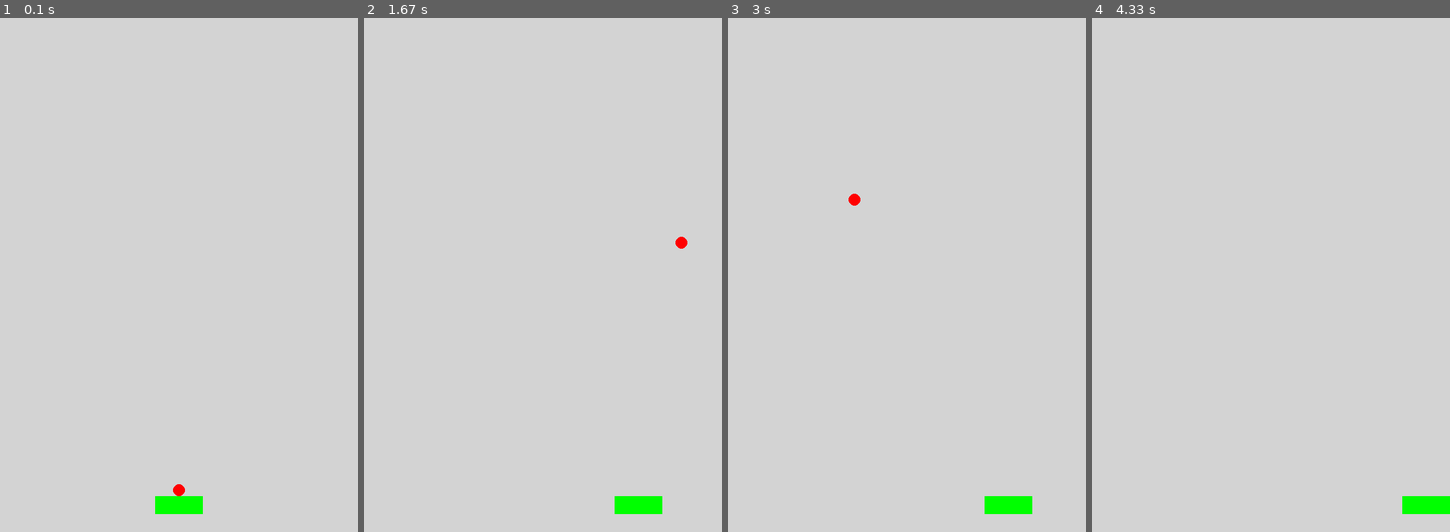
Above: before the commit, frames 1-4 (left to right).
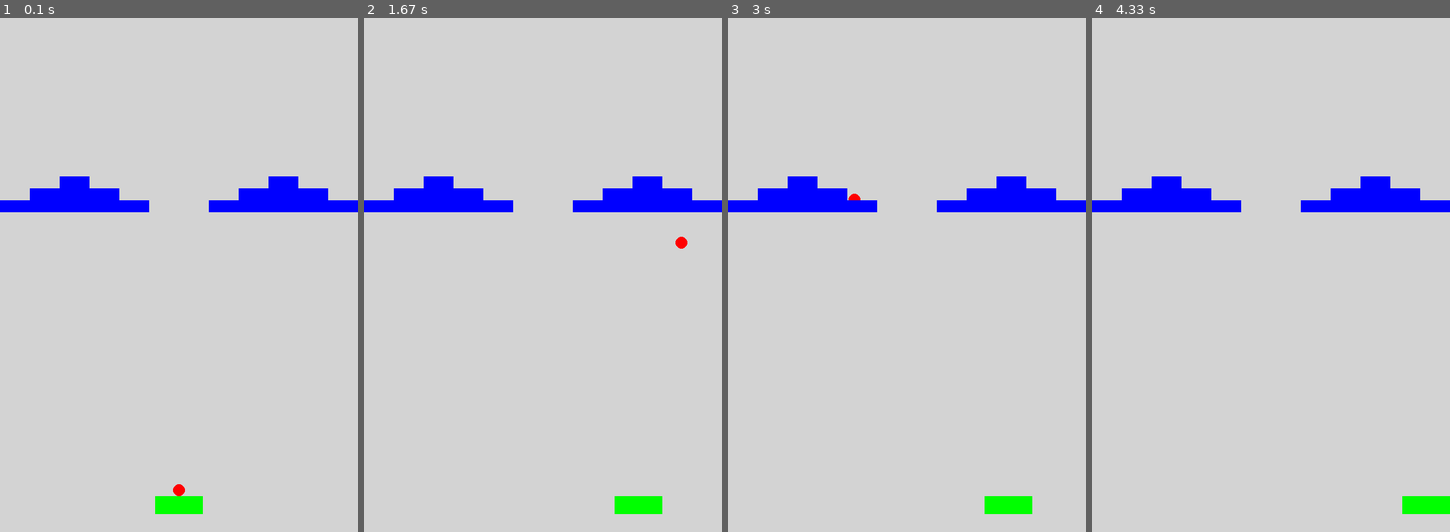
Above: after the commit, the same moments.

Repository: Tequila-Mockingbird-Chevaliers/pygameSummerJam
Game: pygame game, started from main.py
Same seed, same stepped clock (60 frames per second), same inputs: the game is played once before the commit and once after it.
Inputs:
- Up to frame 1 (0.1 s): no input
- Up to frame 2 (1.67 s): hold Right 0.33-0.8 s; hold Right 0.83-1.3 s; tap Space at 0.9, 1.2, 1.4 s; hold Left from 1.33 s (still down)
- Up to frame 3 (3 s): tap Space at 1.7, 1.97, 2.27, 2.4, 2.7 s; release Left at 1.87 s; hold Left 1.9-2.3 s; hold Right 2.33-2.97 s
- Up to frame 4 (4.33 s): hold Left 3-3.47 s; tap Space at 3.07, 3.37, 3.57, 3.87, 4.07 s; hold Right 3.5-3.97 s; hold Right from 4 s (still down)

The runs differ from the first frame. In frame 1, 3.5% of the frame differs, in the area x 0-100%, y 30-38%; in frame 2, 3.5%; in frame 3, 3.5%; in frame 4, 3.5%.

Commit message:
Added bricks (collision not working rn)

Diff:
--- a/src/constants.py
+++ b/src/constants.py
@@ -1,6 +1,11 @@
+import os
+import sys
+
 WIDTH = 600
 HEIGHT = 900
 FPS = 60
 
 BALL_SPEED = 10
 PADDLE_SPEED = 5
+
+FOLDER = os.path.dirname(sys.modules["__main__"].__file__)
--- /dev/null
+++ b/src/entities/brick.py
@@ -0,0 +1,12 @@
+import pygame
+
+from src.entities.game_object import GameObject
+
+
+class Brick(GameObject):
+    def __init__(self, game, grid_x, grid_y):
+        image = pygame.Surface((50, 20))
+        image.fill("BLUE")
+        rect = image.get_rect()
+        rect.topleft = (grid_x * 50, 300 + grid_y * 20)
+        super().__init__(game, image, rect)
--- /dev/null
+++ b/src/entities/brick_generator.py
@@ -0,0 +1,18 @@
+import os
+
+import src.constants as const
+
+
+class BrickGenerator:
+    def __init__(self, level):
+        self.bricks = []
+        self.load_level(level)
+
+    def load_level(self, level):
+        with open(os.path.join(const.FOLDER, f"src\\levels\\level{level}.txt")) as file:
+            text = [x.strip() for x in file.readlines()]
+        for row in range(len(text)):
+            for column in range(len(text[row])):
+                if text[row][column] == "x":
+                    self.bricks.append((row, column))
+        print(self.bricks)
--- /dev/null
+++ b/src/levels/level1.txt
@@ -0,0 +1,4 @@
+..x......x..
+.xxx....xxx.
+xxxxx..xxxxx
+............
--- a/src/scenes/game_scene.py
+++ b/src/scenes/game_scene.py
@@ -2,6 +2,8 @@
 
 from src.entities.ball import Ball
 from src.entities.paddle import Paddle
+from src.entities.brick_generator import BrickGenerator
+from src.entities.brick import Brick
 from src.scenes.scene import Scene
 
 
@@ -11,6 +13,11 @@
         self.in_play = False
         self.paddle = self.object_manager.add_object("paddle", Paddle(self))
         self.ball = self.object_manager.add_object("ball", Ball(self))
+        brick_generator = BrickGenerator("1")
+        for brick_pos in brick_generator.bricks:
+            self.object_manager.add_object(
+                "bricks", Brick(self, brick_pos[1], brick_pos[0])
+            )
 
     def events(self, events):
         self.object_manager.events(events)
@@ -32,7 +39,9 @@
 
     def ball_paddle_collision(self):
         self.ball.direction.y *= -1
-        angle = (1 - (self.ball.rect.centerx - self.paddle.rect.x) / self.paddle.rect.width) * 120 + 30
+        angle = (
+            1 - (self.ball.rect.centerx - self.paddle.rect.x) / self.paddle.rect.width
+        ) * 120 + 30
         direction = pygame.math.Vector2(1, 0).rotate(angle)
         direction.y *= -1
         self.ball.direction = direction
